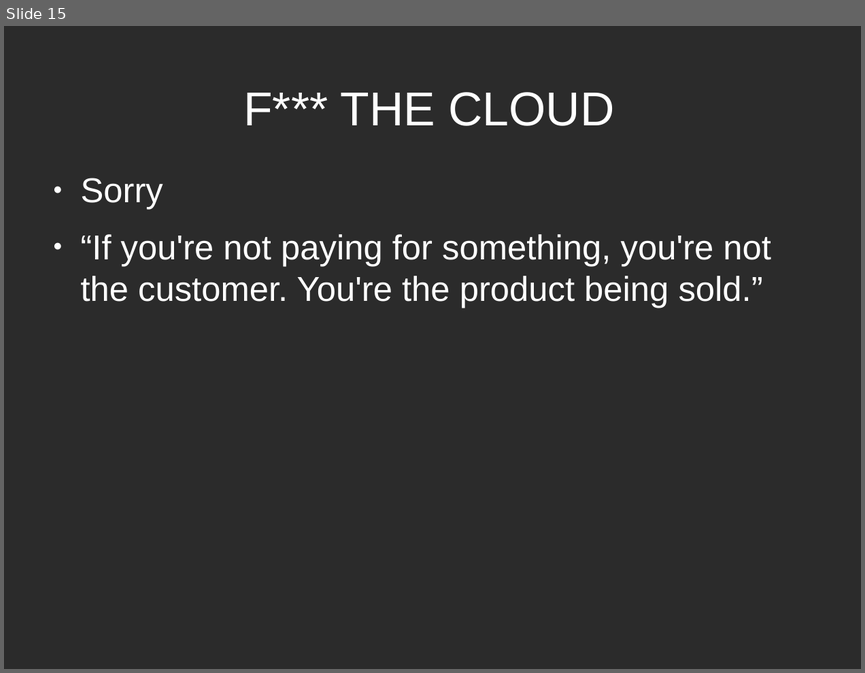
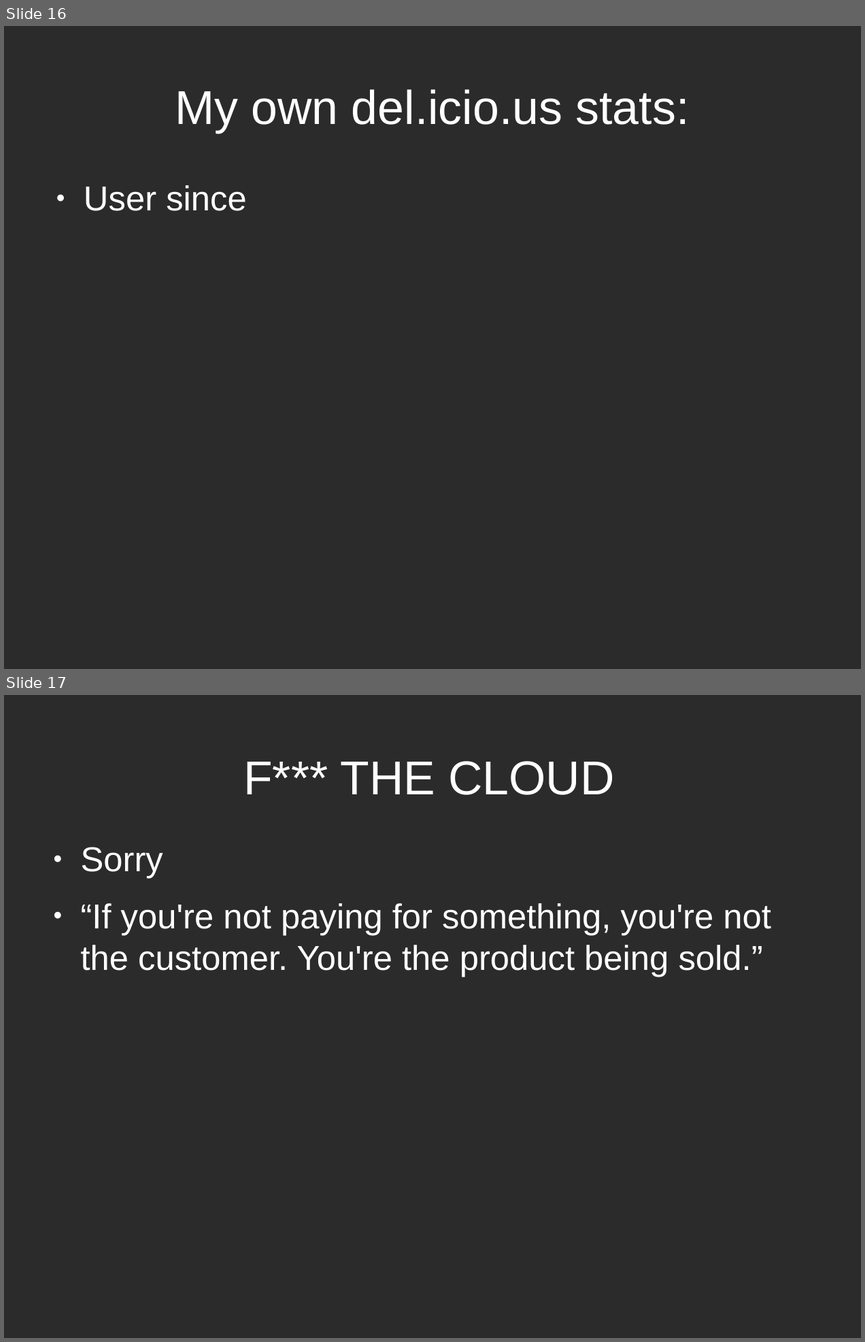
Before and after one commit to ruebot/SuperConference-2011---Cloud-computing, a slide deck: sc-2011-local-clouds.odp. Shown one above the other, each under a label of ours: slide 15 before the commit, slides 16 and 17 after it. The pictures are 865x673 and 865x1342 pixels, drawn with LibreOffice and Linux fonts; fonts in the diff are those of the drawing; background and template pictures are left out; a plain dark background stands for a picture behind light text. Boxes give left, top, right and bottom in pixels: in the first picture for what was removed or moved away, otherwise in the second. Text is boxed around its words. In the diff, an @@ line names an element or a change of style, - is before the commit and + after.

```diff
--- a/sc-2011-local-clouds.odp
+++ b/sc-2011-local-clouds.odp
@@ slide 16 added at (x1=4, y1=26, x2=861, y2=669), background picture (left out) @@
@@ title added at (x1=175, y1=89, x2=689, y2=133), 44 pt, text #FFFFFF @@
+My own del.icio.us stats:
@@ text added at (x1=84, y1=185, x2=247, y2=211), 32 pt, text #FFFFFF @@
+● User since
@@ what was slide 15 is now slide 17 @@
```
Also in this commit, not shown: 1 other slide added.
